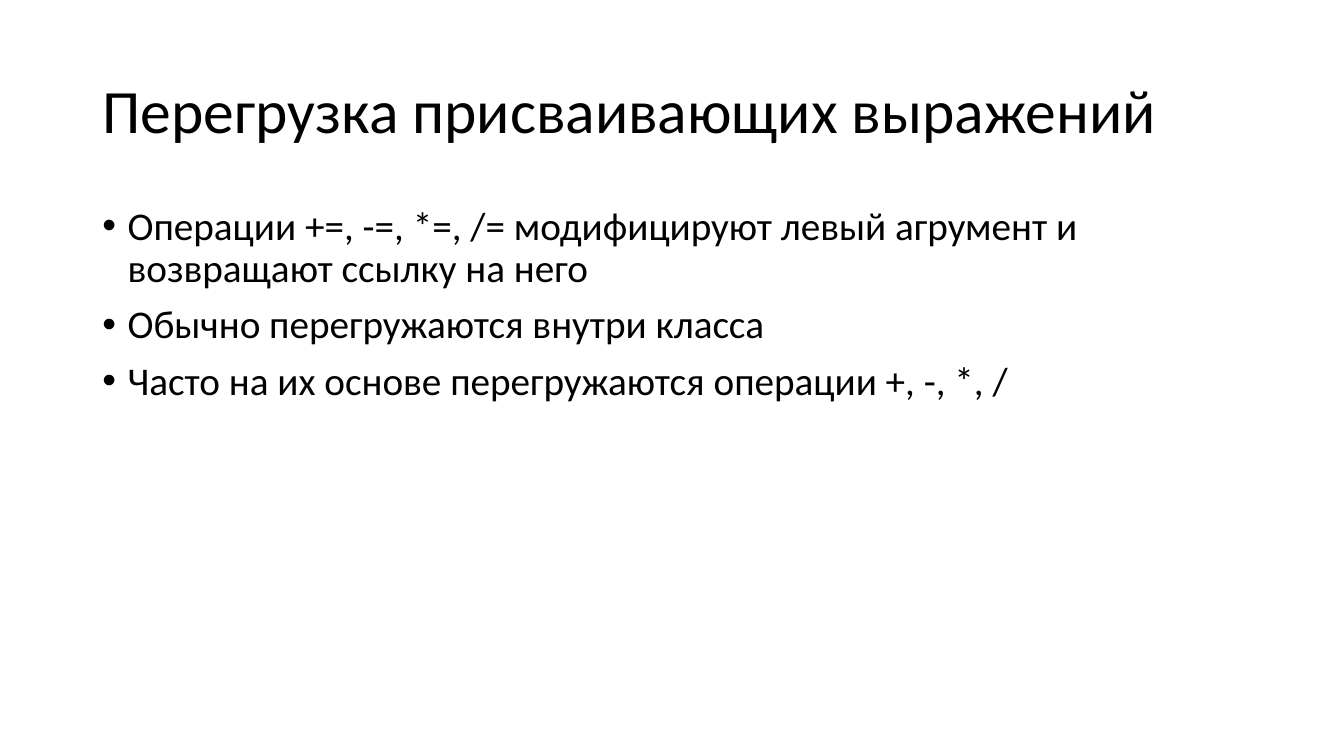
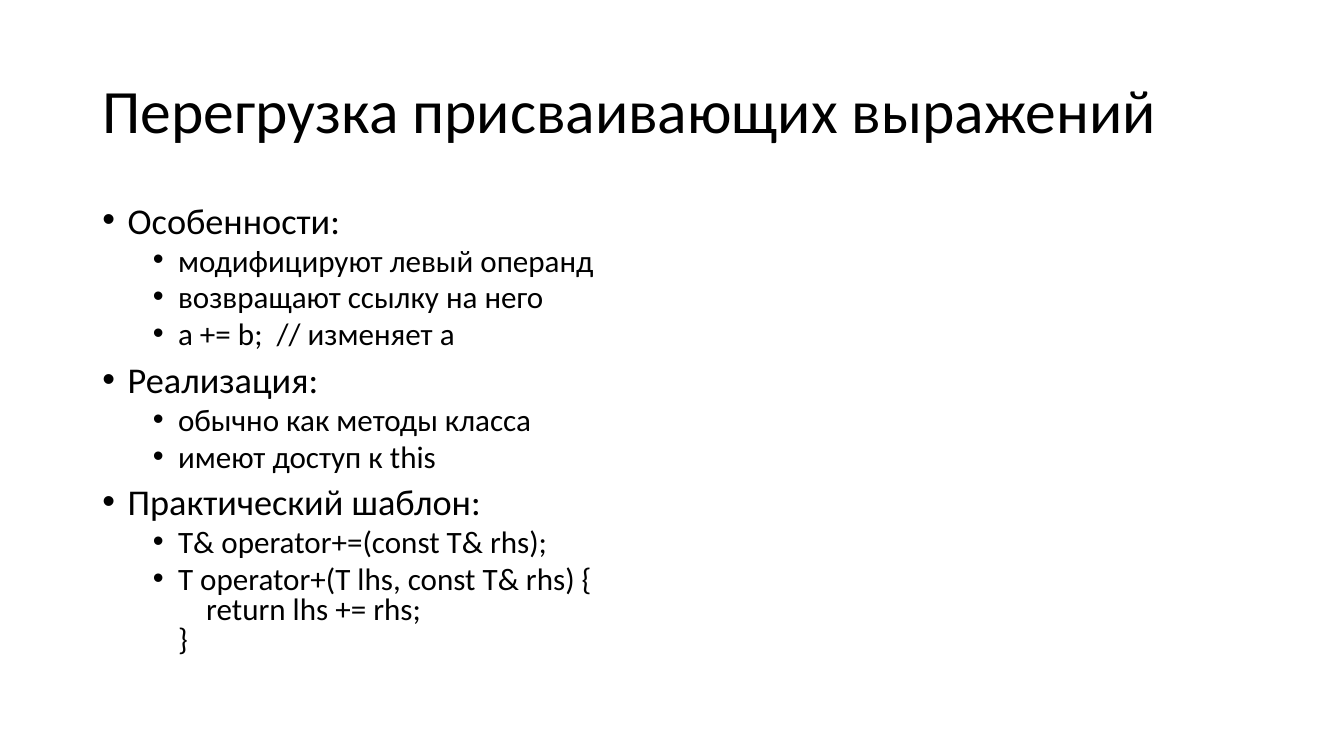
Before and after one commit to alexey-malov/oop, a slide deck: slide 19 of lectures/04/Дружественные функции и классы. Перегрузка операций.pptx. Drawn at 1344x756 pixels with LibreOffice and Linux fonts; fonts in the diff are those of the drawing. Boxes give left, top, right and bottom in pixels: in the first picture for what was removed or moved away, otherwise in the second. Text is boxed around its words. In the diff, an @@ line names an element or a change of style, - is before the commit and + after.

```diff
--- a/lectures/04/Дружественные функции и классы. Перегрузка операций.pptx
+++ b/lectures/04/Дружественные функции и классы. Перегрузка операций.pptx
@@ text at bbox=[128, 209, 593, 624]: text changed; size 28 to 22.2 pt @@
-• Операции +=, -=, *=, /= модифицируют левый агрумент и возвращают ссылку на него
-• Обычно перегружаются внутри класса
-• Часто на их основе перегружаются операции +, -, *, /
+• Особенности:
+  • модифицируют левый операнд
+  • возвращают ссылку на него
+  • a += b; // изменяет a
+• Реализация:
+  • обычно как методы класса
+  • имеют доступ к this
+• Практический шаблон:
+  • T& operator+=(const T& rhs);
+  • T operator+(T lhs, const T& rhs) {
+    return lhs += rhs;
+    }
```
Also in this commit, not shown: 15 other slides changed, 8 slides added, 19 slides removed, 1 other file.
